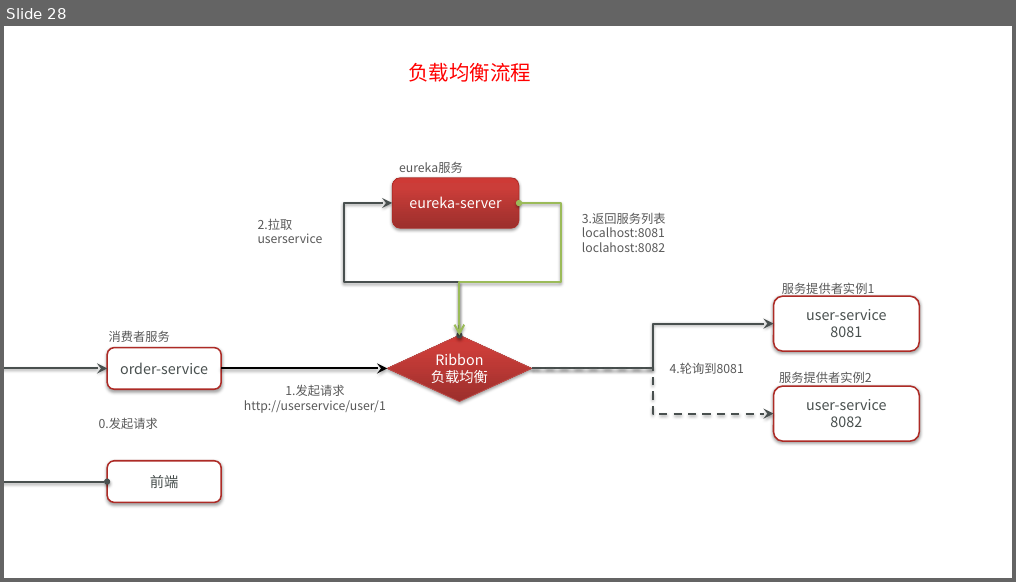
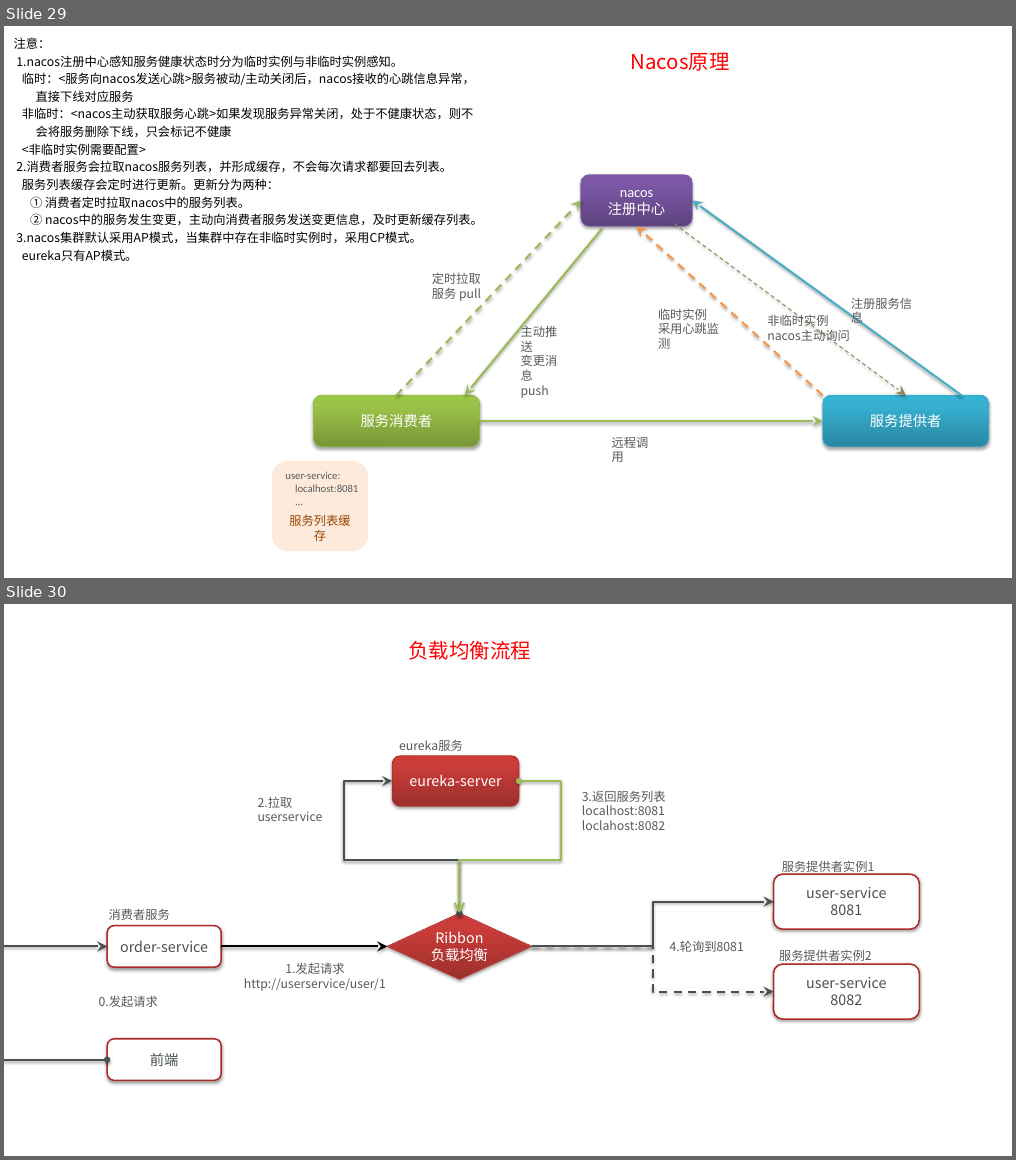
Before and after one commit to Qlj-1966910355/Learning-Materials, a slide deck: learn-file/新建 Microsoft Office PowerPoint 演示文稿.pptx. Shown one above the other, each under a label of ours: slide 28 before the commit, slides 29 and 30 after it. The pictures are 1016x582 and 1016x1160 pixels, drawn with LibreOffice and Linux fonts; fonts in the diff are those of the drawing. Boxes give left, top, right and bottom in pixels: in the first picture for what was removed or moved away, otherwise in the second. Text is boxed around its words. In the diff, an @@ line names an element or a change of style, - is before the commit and + after.

```diff
--- a/learn-file/新建 Microsoft Office PowerPoint 演示文稿.pptx
+++ b/learn-file/新建 Microsoft Office PowerPoint 演示文稿.pptx
@@ slide 29 added at box(4, 26, 1012, 578), background #FFFFFF @@
@@ text added at box(14, 37, 483, 261), 12 pt, text #000000 @@
+注意：
+1.nacos注册中心感知服务健康状态时分为临时实例与非临时实例感知。
+临时：<服务向nacos发送心跳>服务被动/主动关闭后，nacos接收的心跳信息异常，
+直接下线对应服务
+非临时：<nacos主动获取服务心跳>如果发现服务异常关闭，处于不健康状态，则不
+会将服务删除下线，只会标记不健康
+<非临时实例需要配置>
+2.消费者服务会拉取nacos服务列表，并形成缓存，不会每次请求都要回去列表。
+服务列表缓存会定时进行更新。更新分为两种：
+① 消费者定时拉取nacos中的服务列表。
+② nacos中的服务发生变更，主动向消费者服务发送变更信息，及时更新缓存列表。
+3.nacos集群默认采用AP模式，当集群中存在非临时实例时，采用CP模式。
+eureka只有AP模式。
@@ text added at box(630, 52, 729, 71), 20 pt, text #FF0000 @@
+Nacos原理
@@ rounded rectangle added at box(581, 175, 692, 226), fill gradient #5F4480 to #7B58A6 to #7C57A8, outline #7D60A0 0.75 pt, 14 pt, text #FFFFFF @@
+nacos
+注册中心
@@ arrow added from (397, 395) to (581, 200), #9BBB59 2 pt dashed @@
@@ arrow added from (961, 395) to (693, 200), #4BACC6 2 pt @@
@@ arrow added from (602, 228) to (465, 395), #9BBB59 2 pt @@
@@ arrow added from (823, 395) to (637, 226), #F79646 2 pt dashed @@
@@ arrow added from (674, 223) to (906, 395), #948A54 1 pt dashed @@
@@ text added at box(432, 272, 481, 301), 12 pt, text #595959 @@
+定时拉取
+服务 pull
@@ text added at box(521, 323, 558, 398), 12 pt, text #595959 @@
+主动推送
+变更消息
+push
@@ text added at box(658, 309, 719, 349), 12 pt, text #595959 @@
+临时实例
+采用心跳监测
@@ text added at box(767, 312, 850, 344), 12 pt, text #595959 @@
+非临时实例
+nacos主动询问
@@ text added at box(851, 298, 912, 327), 12 pt, text #595959 @@
+注册服务信息
@@ rounded rectangle added at box(314, 395, 480, 447), fill gradient #779737 to #9BC348 to #9DC746, outline #98B955 0.75 pt, 14 pt, text #FFFFFF @@
+服务消费者
@@ rounded rectangle added at box(823, 395, 989, 447), fill gradient #2A88A2 to #37B1D2 to #34B4D6, outline #46AAC5 0.75 pt, 14 pt, text #FFFFFF @@
+服务提供者
@@ arrow added from (479, 421) to (823, 421), #9BBB59 2 pt @@
@@ text added at box(612, 437, 649, 462), 12 pt, text #595959 @@
+远程调用
@@ rounded rectangle added at box(273, 461, 368, 551), fill #FDEADA, 12 pt, text #984807 @@
+服务列表缓存
@@ text added at box(285, 471, 358, 492), 10.5 pt, text #595959 @@
+user-service:
+localhost:8081
+...
@@ what was slide 28 is now slide 30 @@
```
Also in this commit, not shown: 1 other slide added, 1 other file.
